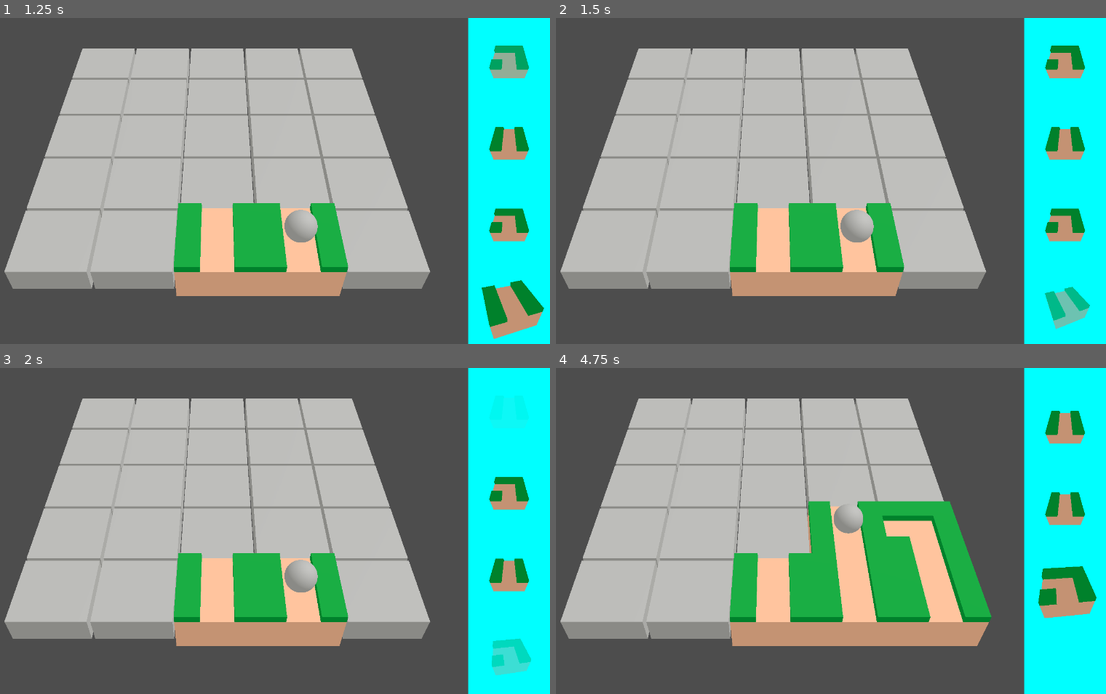
Above: before the commit, frames 1-4 (two rows, left to right).
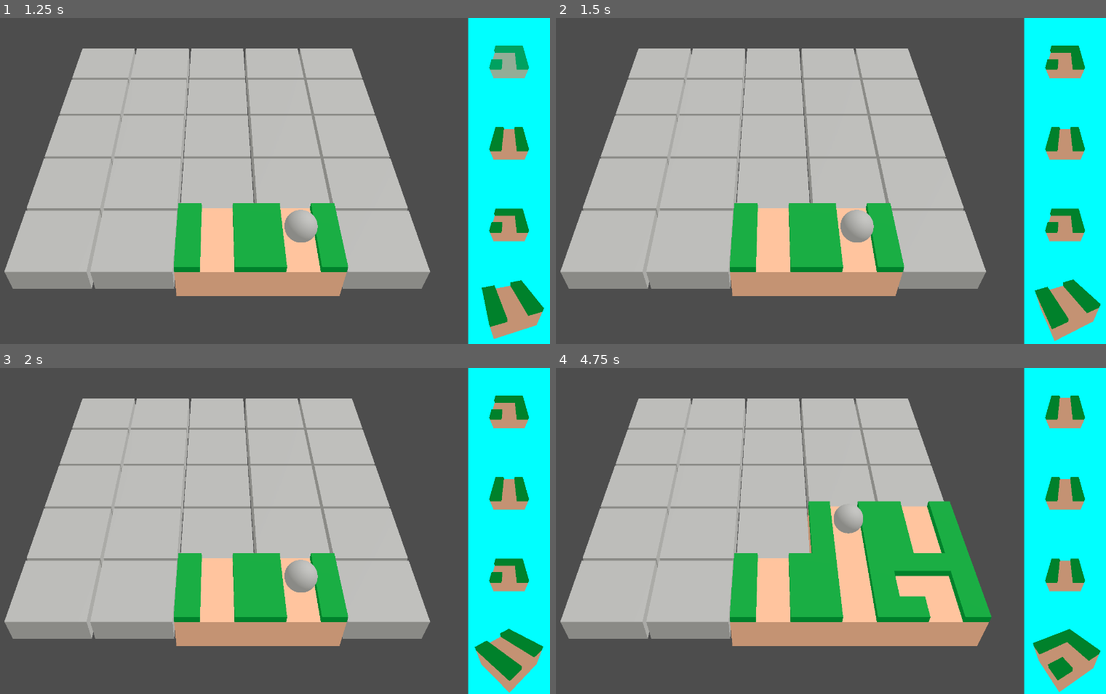
Above: after the commit, the same moments.

Repository: Pro1d/code4cause
Game: Godot game, scene res://scenes/main/GameMain.tscn
Two runs of this game, one before a commit and one after it. Both use one fixed random seed, a clock stepped at 60 frames per second and the inputs below.
Inputs:
- Up to frame 1 (1.25 s): tap Enter (ui_accept) at 0.5 s; hold D (move_right) from 0.53 s (still down); hold Enter (ui_accept) from 0.53 s (still down)
- Up to frame 2 (1.5 s): release D (move_right) at 1.28 s; release Enter (ui_accept) at 1.28 s; hold S (move_down) from 1.28 s (still down); tap Enter (ui_accept) at 1.35 s
- Up to frame 3 (2 s): keep holding S (move_down); tap Enter (ui_accept) at 1.52, 1.82 s
- Up to frame 4 (4.75 s): release S (move_down) at 2.03 s; hold D (move_right) 2.03-2.78 s; hold Enter (ui_accept) 2.03-2.78 s; hold W (move_up) 2.78-3.53 s; tap Enter (ui_accept) at 2.85, 3.02, 3.32, 4.35, 4.52 s; hold Enter (ui_accept) 3.53-4.28 s; hold A (move_left) from 3.53 s (still down)

Frame 1 is identical in both runs. In frame 2, 1.4% of the frame differs, in the area x 87-100%, y 80-100%; in frame 3, 2.2%; in frame 4, 5.5%, in the area x 59-100%, y 8-100%.

Commit message:
grid minor fix

Diff:
--- a/scripts/prototype/placement_grid.gd
+++ b/scripts/prototype/placement_grid.gd
@@ -52,8 +52,9 @@
 	 	-coord.y * cell_size + cell_size / 2.0)
 
 func place_tile() -> void:
-	current_cell.place()
-	tile_placed.emit()
+	if(not current_cell.is_set):
+		current_cell.place()
+		tile_placed.emit()
 
 
 func draw_next()->void:
